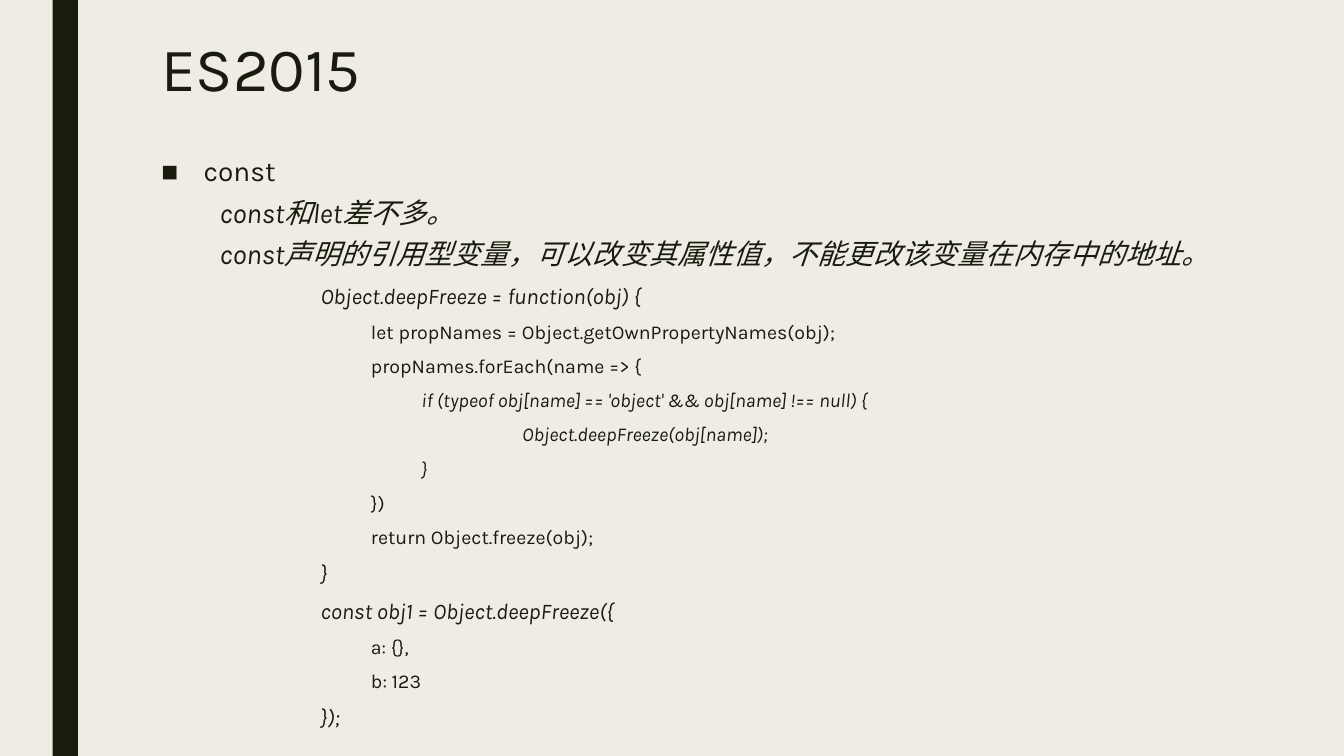
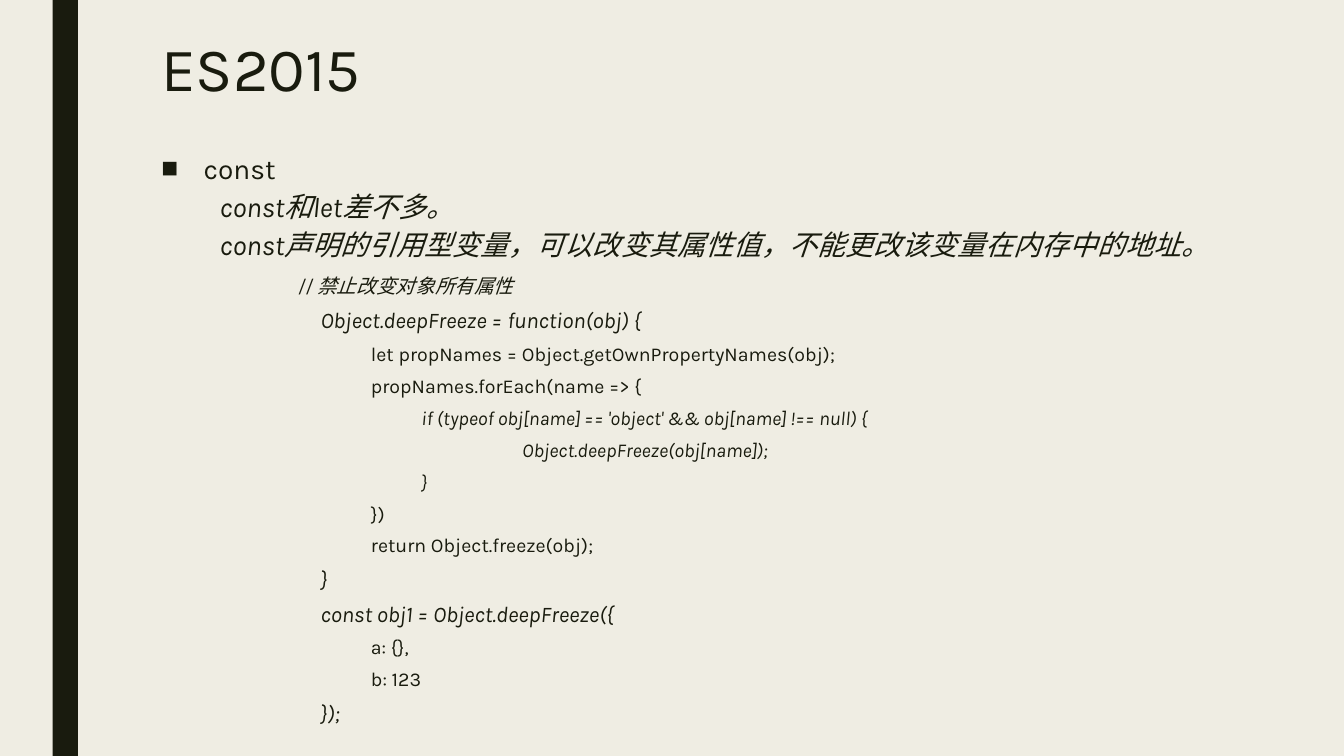
Before and after one commit to wflonglong/wflonglong.github.io, a slide deck: slide 4 of source/ppt/ES6.pptx. Drawn at 1344x756 pixels with LibreOffice and Linux fonts; fonts in the diff are those of the drawing. Boxes give left, top, right and bottom in pixels: in the first picture for what was removed or moved away, otherwise in the second. Text is boxed around its words. In the diff, an @@ line names an element or a change of style, - is before the commit and + after.

Commit message:
backup

```diff
--- a/source/ppt/ES6.pptx
+++ b/source/ppt/ES6.pptx
@@ text at (204,162,1209,687): line spacing 0.94 to 0.84; line spacing 1.04 to 0.94 @@
@@ text at (317,276,513,295): paragraph added @@
+  // 禁止改变对象所有属性
```
